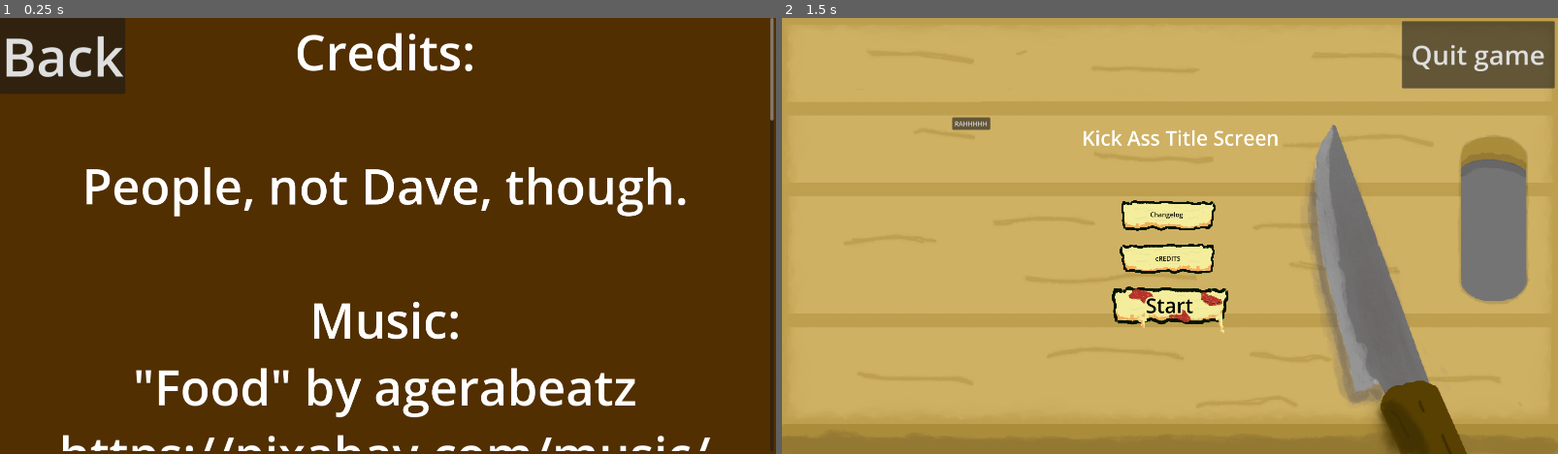
Above: before the commit, frames 1-2 (left to right).
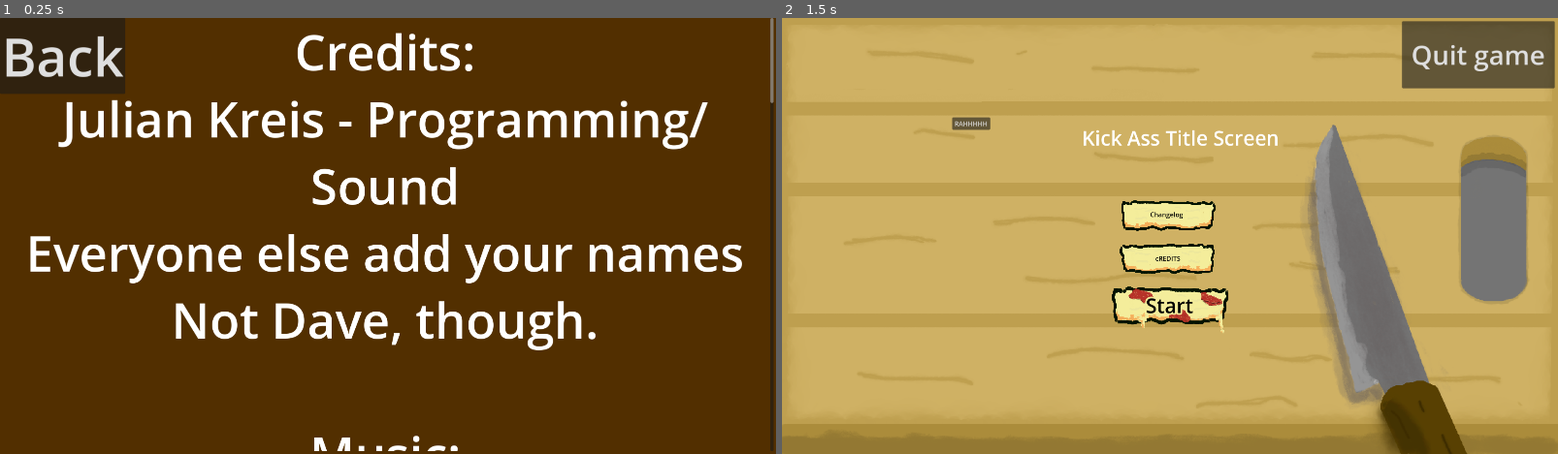
Above: after the commit, the same moments.

Repository: OcksDev/PizzaSurvivors
Game: Godot game, scene res://scenes/menu/credits.tscn
The game is run twice, just before and just after one commit, with the same random seed, the same clock (stepped at 60 frames per second) and the same inputs. This scene is started directly instead of the project's main scene. Sound files missing from this copy of the repository are replaced by a short silence.
Inputs (mouse positions are in pixels of both pictures, inside the frame that each line leads up to):
- Up to frame 1 (0.25 s): no input
- Up to frame 2 (1.5 s): tap Enter at 0.5 s; move the mouse to (1340, 214) at 0.52 s; hold D (move_right) 0.53-1.25 s; click (1340, 214) at 0.6 s; click "Back" at 1.25 s

The runs differ from the first frame. In frame 1, 13% of the frame differs, in the area x 3-100%, y 18-100%; in frame 2, nothing differs.

Commit message:
SFX added for player shooting and enemy death

Diff:
--- a/project.godot
+++ b/project.godot
@@ -85,6 +85,7 @@
 MusicPlayer="*res://scenes/music_player.tscn"
 Stats="*res://scripts/game/stats.gd"
 MenuPageChangeSound="*res://scenes/menu/menu_page_change_sound.tscn"
+SfxPlayer="*res://scenes/game/sfx_player.tscn"
 
 [display]
 
--- a/scenes/game/game.tscn
+++ b/scenes/game/game.tscn
@@ -230,4 +230,6 @@
 [connection signal="timeout" from="WaveTimer/SubTimer" to="." method="_on_timer_timeout"]
 [connection signal="pressed" from="DeadMenu/RestartButton" to="DeadMenu/RestartButton" method="_on_pressed"]
 [connection signal="pressed" from="DeadMenu/MainMenuButton" to="DeadMenu/MainMenuButton" method="_on_pressed"]
+[connection signal="button_down" from="CanvasLayer/MenuButton" to="CanvasLayer/MenuButton" method="_on_button_down"]
 [connection signal="pressed" from="CanvasLayer/MenuButton" to="CanvasLayer/MenuButton" method="_on_pressed"]
+[connection signal="toggled" from="CanvasLayer/MenuButton" to="CanvasLayer/MenuButton" method="_on_toggled"]
--- /dev/null
+++ b/scenes/game/sfx_player.tscn
@@ -0,0 +1,6 @@
+[gd_scene load_steps=2 format=3 uid="uid://csp6w3o0clf3"]
+
+[ext_resource type="Script" uid="uid://b3xkoofbspkxi" path="res://scripts/game/sfx_player.gd" id="1_qsih3"]
+
+[node name="SFXPlayer" type="Node2D"]
+script = ExtResource("1_qsih3")
--- a/scenes/menu/credits.tscn
+++ b/scenes/menu/credits.tscn
@@ -13,8 +13,9 @@
 theme_override_font_sizes/mono_font_size = 1
 theme_override_font_sizes/normal_font_size = 121
 text = "Credits:
-
-People, not Dave, though.
+Julian Kreis - Programming/Sound
+Everyone else add your names
+Not Dave, though.
 
 Music:
 \"Food\" by agerabeatz
@@ -28,6 +29,7 @@
 
 Sounds:
 AVA - Instinct - Riser - Cobra.wav by AVA_MUSIC_GROUP -- https://freesound.org/s/397143/ -- License: Attribution NonCommercial 3.0
+stonefall2 by TechspiredMinds -- https://freesound.org/s/729213/ -- License: Attribution 4.0
 Other CC0 sounds from freesound.org"
 horizontal_alignment = 1
 vertical_alignment = 1
--- a/scenes/menu/menu_page_change_sound.tscn
+++ b/scenes/menu/menu_page_change_sound.tscn
@@ -3,6 +3,7 @@
 [ext_resource type="AudioStream" uid="uid://djrph2batu7w3" path="res://audio/pageflip.wav" id="1_l8o3h"]
 
 [node name="MenuPageChange" type="AudioStreamPlayer2D"]
+process_mode = 3
 stream = ExtResource("1_l8o3h")
 max_distance = 1e+10
 panning_strength = 0.0
--- a/scripts/game/bullet.gd
+++ b/scripts/game/bullet.gd
@@ -5,6 +5,7 @@
 
 const speed = 2000
 const max_dist = 2000
+
 
 func _physics_process(delta: float):
 	var dir = Vector2.RIGHT.rotated(rotation)
--- a/scripts/game/enemies/boss.gd
+++ b/scripts/game/enemies/boss.gd
@@ -17,6 +17,7 @@
 	health -= amount;
 	#%Slime.play_hurt();
 	if (health <= 0):
+		SfxPlayer.play_and_delete_sound("res://audio/boss-death.wav", 0.35, 0.6, 0.0, global_position)
 		game.killed_enems += 1;
 		Stats.enemies_killed += 1
 		queue_free();
--- a/scripts/game/enemies/enemy.gd
+++ b/scripts/game/enemies/enemy.gd
@@ -17,6 +17,7 @@
 	health -= amount;
 	%AnimatedSprite2D.play("attack")
 	if (health <= 0):
+		SfxPlayer.play_and_delete_sound("res://audio/hunger-death.wav", 0.7, 1.1, 0.0, global_position)
 		game.killed_enems += 1;
 		Stats.enemies_killed += 1
 		queue_free();
--- a/scripts/game/enemies/ranged.gd
+++ b/scripts/game/enemies/ranged.gd
@@ -51,6 +51,7 @@
 	health -= amount;
 	# %Ranged.play_hurt(); # Does not exist yet.
 	if (health <= 0):
+		SfxPlayer.play_and_delete_sound("res://audio/mustard-death.wav", 0.8, 1.2, 0.0, global_position)
 		game.killed_enems += 1;
 		Stats.enemies_killed += 1
 		queue_free();
--- a/scripts/game/gun_gun.gd
+++ b/scripts/game/gun_gun.gd
@@ -37,6 +37,7 @@
 	new_b.rotation = rot;
 	new_b.damage = damage;
 	new_b.spd = spd_m;
+	SfxPlayer.play_and_delete_sound("res://audio/hitmarker.wav", 0.9, 1.2, 0.0, global_position)
 
 
 func _on_timer_timeout() -> void:
--- /dev/null
+++ b/scripts/game/sfx_player.gd
@@ -0,0 +1,31 @@
+extends Node2D
+
+func play_and_delete_sound(
+	sound_path: String,
+	min_pitch_scale: float = 1.0,
+	max_pitch_scale: float = 1.0,
+	from_position: float = 0.0,
+	world_position: Vector2 = Vector2.ZERO
+) -> void:
+
+	var audio_player = AudioStreamPlayer2D.new()
+	add_child(audio_player)
+
+	# Load and assign sound
+	var sound = load(sound_path)
+	audio_player.stream = sound
+
+	# Set position in world (important for panning)
+	audio_player.global_position = world_position
+
+	# Set audio bus to be game sfx
+	audio_player.bus = "GameSFX"
+
+	# Set random pitch
+	audio_player.pitch_scale = randf_range(min_pitch_scale, max_pitch_scale)
+
+	# Auto-delete after playing
+	audio_player.connect("finished", Callable(audio_player, "queue_free"))
+
+	# Play sound
+	audio_player.play(from_position)
Not shown: 1 places in scenes/game/enemies/boss.tscn that only renumber resources
Not shown, added: scripts/game/sfx_player.gd.uid
Not shown, added: audio/boss-death.wav
Not shown, added: audio/hitmarker.wav
Not shown, added: audio/hunger-death.wav
Not shown, added: audio/mustard-death.wav
